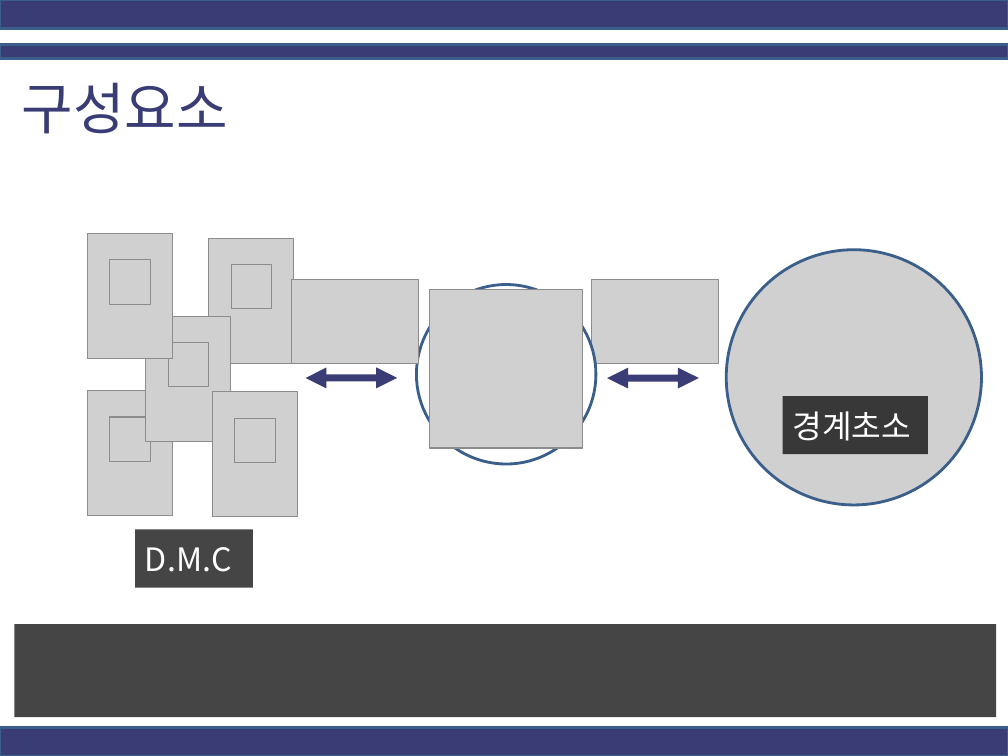
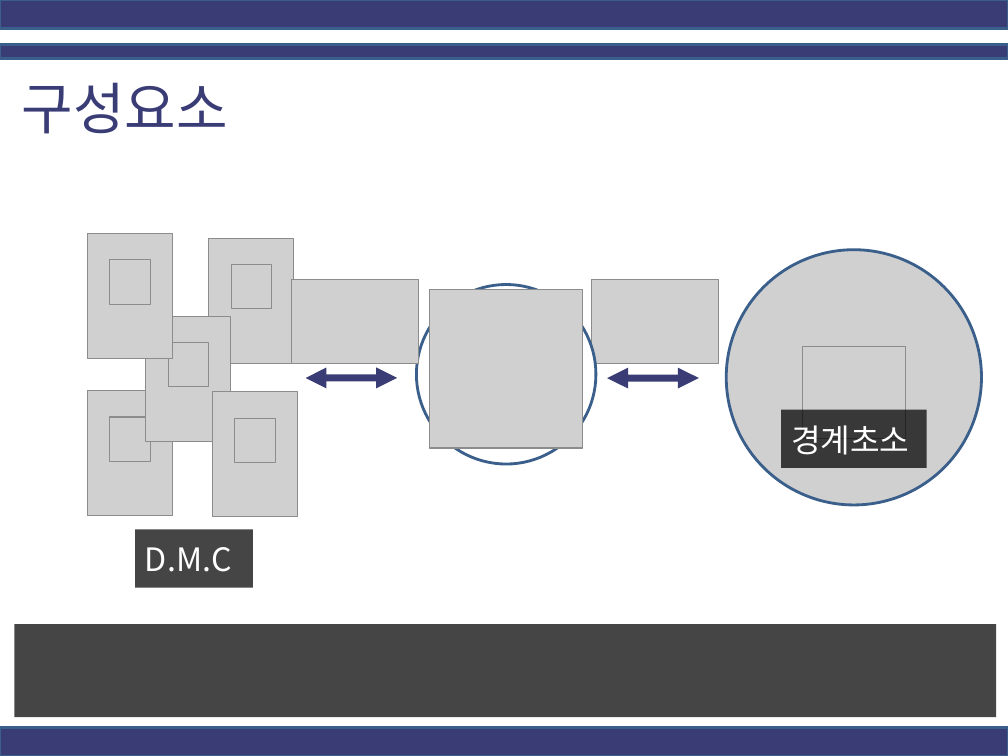
Before and after one commit to junwork123/Deep-Military-Camera, a slide deck: slide 9 of 확장성이 용이한 무인감시체계.pptx. Drawn at 1008x756 pixels with LibreOffice and Linux fonts; fonts in the diff are those of the drawing; grey boxes stand for pictures; background and template pictures are left out. Boxes give left, top, right and bottom in pixels: in the first picture for what was removed or moved away, otherwise in the second. Text is boxed around its words. In the diff, an @@ line names an element or a change of style, - is before the commit and + after.

```diff
--- a/확장성이 용이한 무인감시체계.pptx
+++ b/확장성이 용이한 무인감시체계.pptx
@@ picture added at bbox=[802, 347, 905, 439] @@
@@ text "경계초소": place and size @@
-text "경계초소" at bbox=[792, 411, 911, 441]
+text "경계초소" at bbox=[791, 425, 910, 455]
@@ rectangle: place and size @@
-rectangle at bbox=[782, 396, 927, 455]
+rectangle at bbox=[781, 409, 926, 468]
```
Also in this commit, not shown: 4 other slides changed, 3 slides added.
